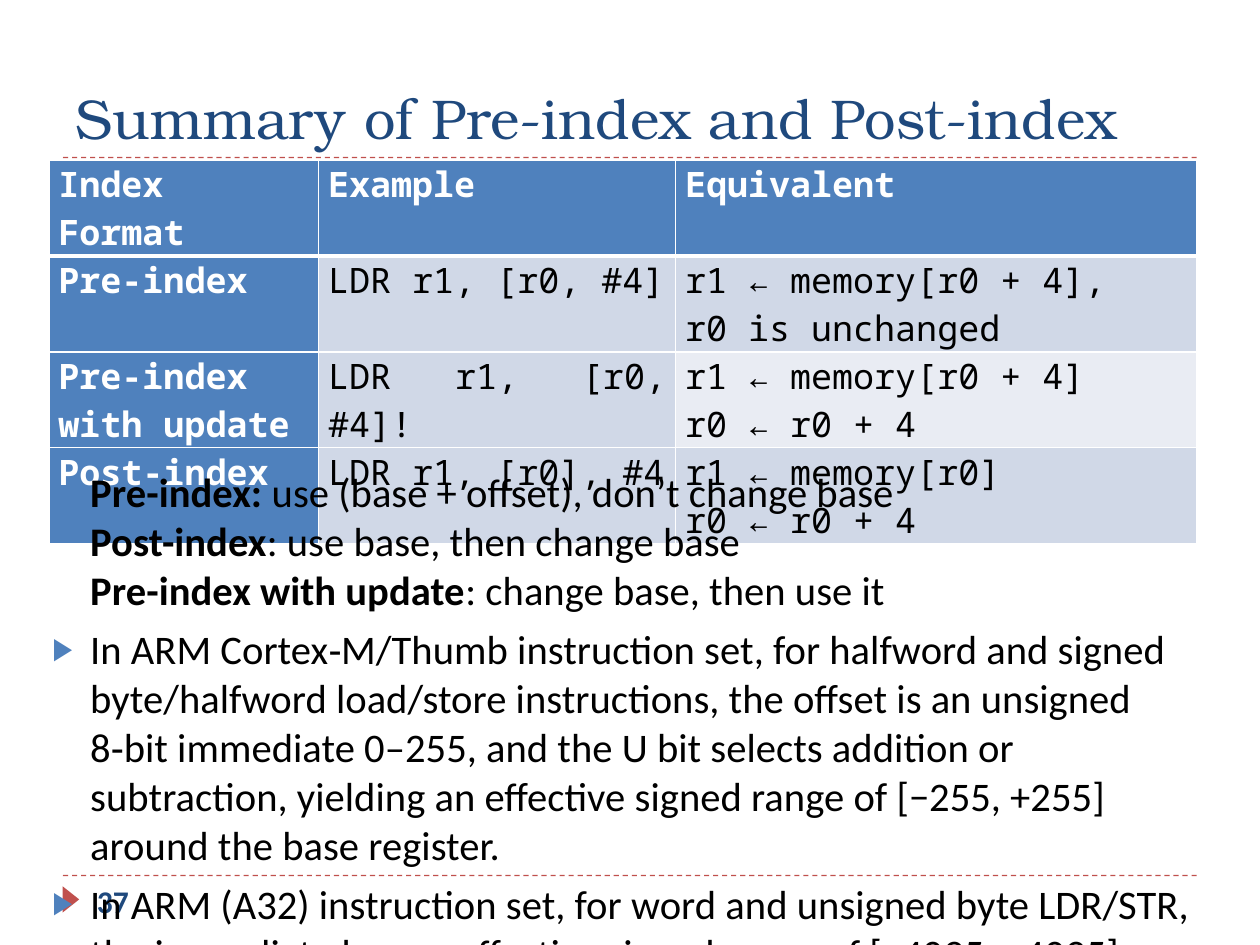
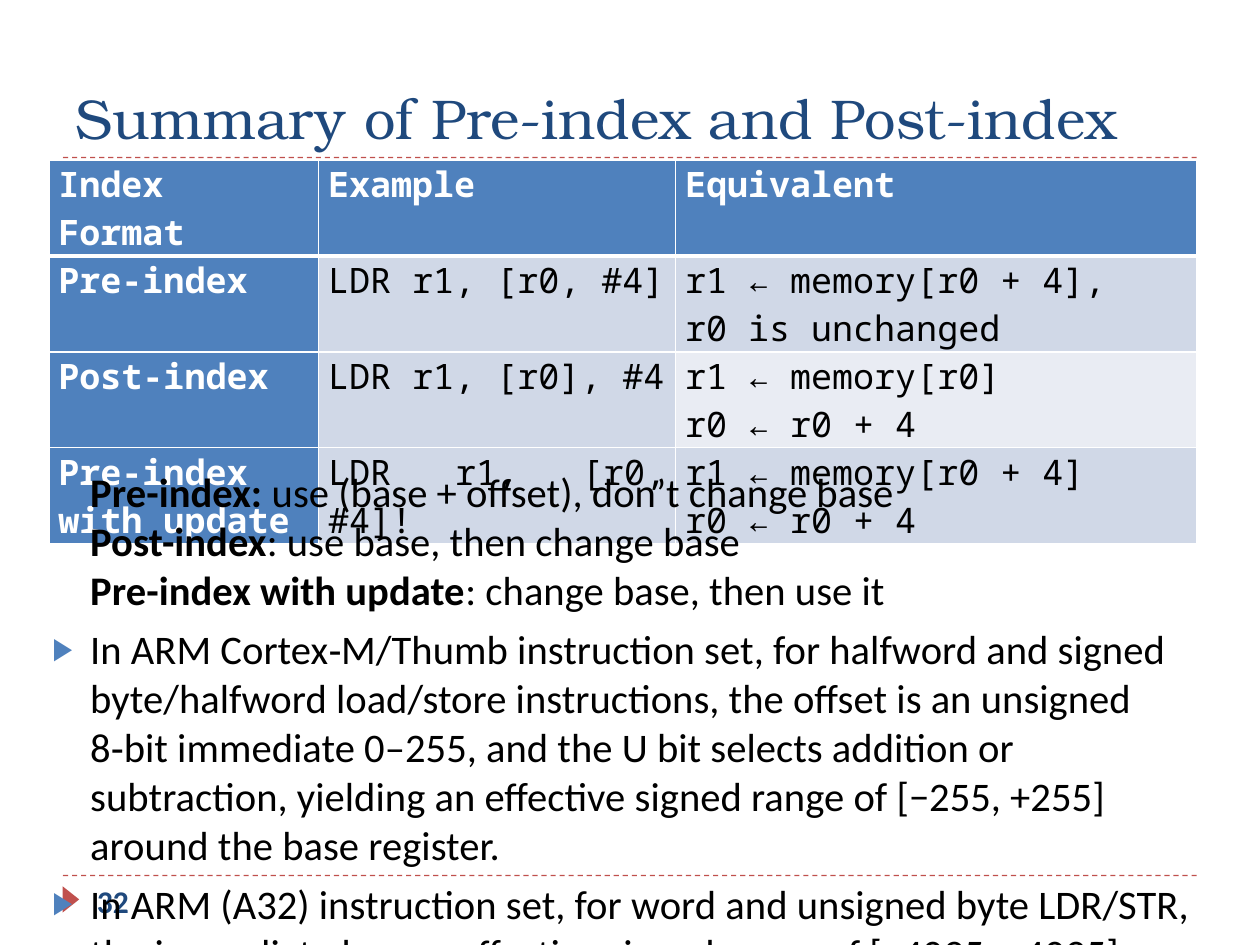
Before and after one commit to guhofstra/CSC111Sp26, a slide deck: slide 32 of PPTs/Ch5_ARM_Load_Store.pptx (slide 37 before the commit). Drawn at 1260x945 pixels with LibreOffice and Linux fonts; fonts in the diff are those of the drawing. Boxes give left, top, right and bottom in pixels: in the first picture for what was removed or moved away, otherwise in the second. Text is boxed around its words. In the diff, an @@ line names an element or a change of style, - is before the commit and + after.

```diff
--- a/PPTs/Ch5_ARM_Load_Store.pptx
+++ b/PPTs/Ch5_ARM_Load_Store.pptx
@@ table at bbox=[49, 160, 1197, 547] @@
+row 3: Post-index | LDR r1, [r0], #4 | r1 ← memory[r0] / r0 ← r0 + 4
-row 4: Post-index | LDR r1, [r0], #4 | r1 ← memory[r0] / r0 ← r0 + 4
@@ page number at bbox=[97, 892, 129, 919]: text changed @@
-37
+32
```
Also in this commit, not shown: 3 other slides changed, 5 slides removed, 4 other files.
